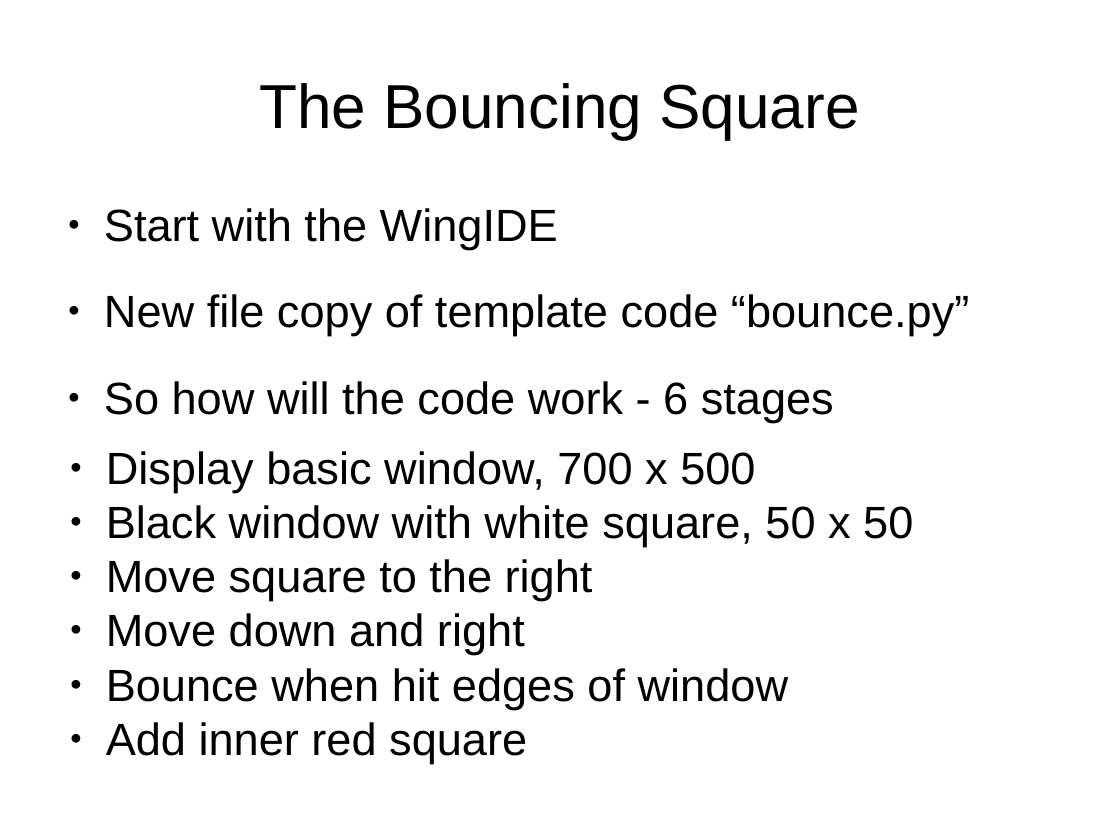
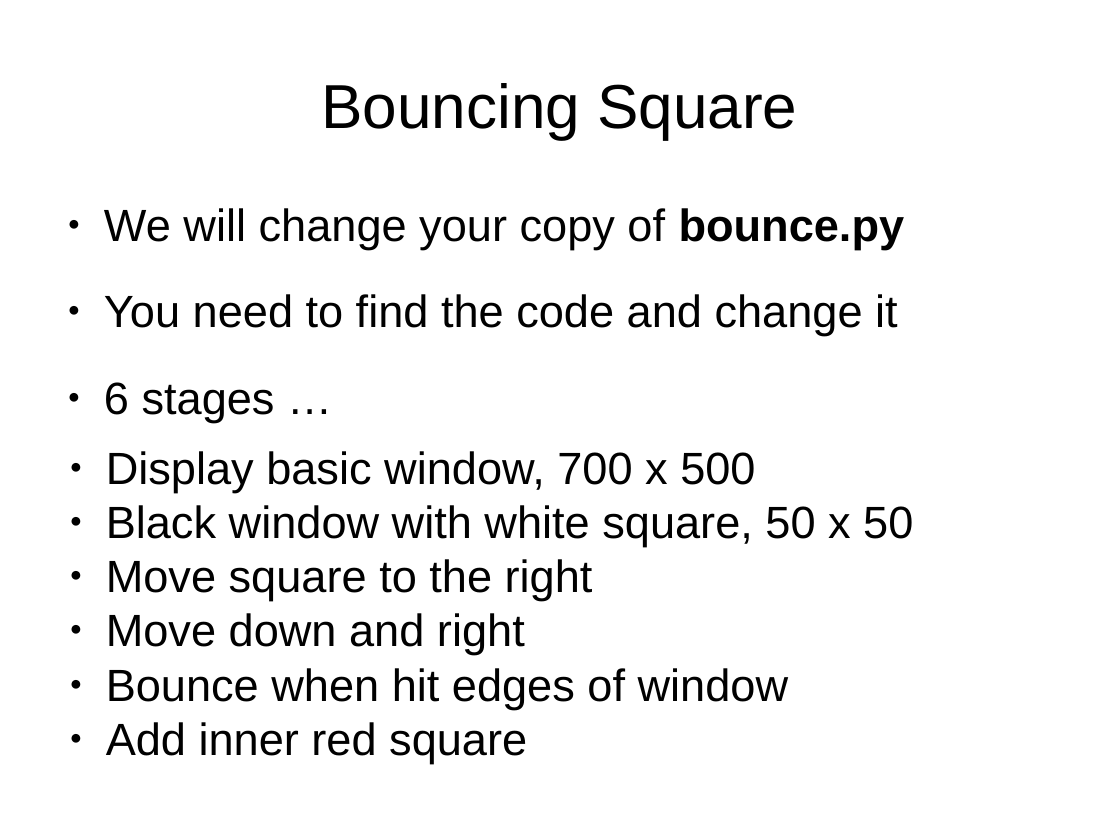
Before and after one commit to timzhood/python-rock, a slide deck: slide 4 of docs/bouncing_rectangle.odp (slide 3 before the commit). Drawn at 1120x840 pixels with LibreOffice and Linux fonts; fonts in the diff are those of the drawing. Boxes give left, top, right and bottom in pixels: in the first picture for what was removed or moved away, otherwise in the second. Text is boxed around its words. In the diff, an @@ line names an element or a change of style, - is before the commit and + after.

```diff
--- a/docs/bouncing_rectangle.odp
+++ b/docs/bouncing_rectangle.odp
@@ text at (x1=321, y1=83, x2=797, y2=139): text changed @@
-The Bouncing Square
+Bouncing Square
@@ text at (x1=104, y1=208, x2=905, y2=422): text changed @@
-● Start with the WingIDE
-● New file copy of template code “bounce.py”
-● So how will the code work - 6 stages
+● We will change your copy of bounce.py
+● You need to find the code and change it
+● 6 stages …
```
Also in this commit, not shown: 5 other slides changed, 8 slides added, 4 other files.
